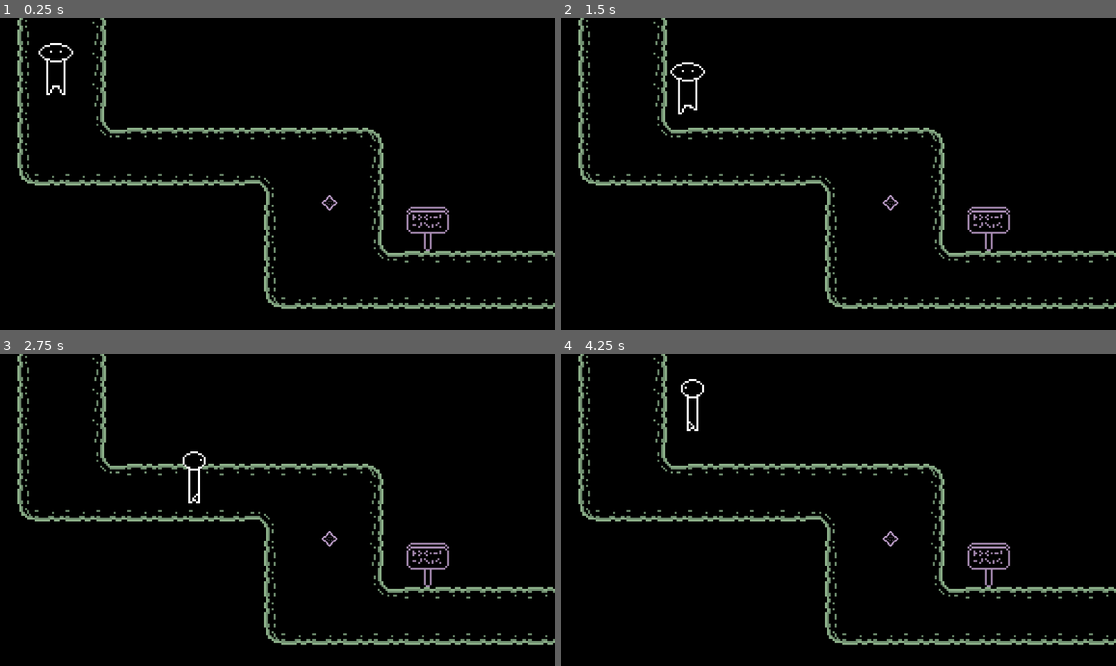
Above: before the commit, frames 1-4 (two rows, left to right).
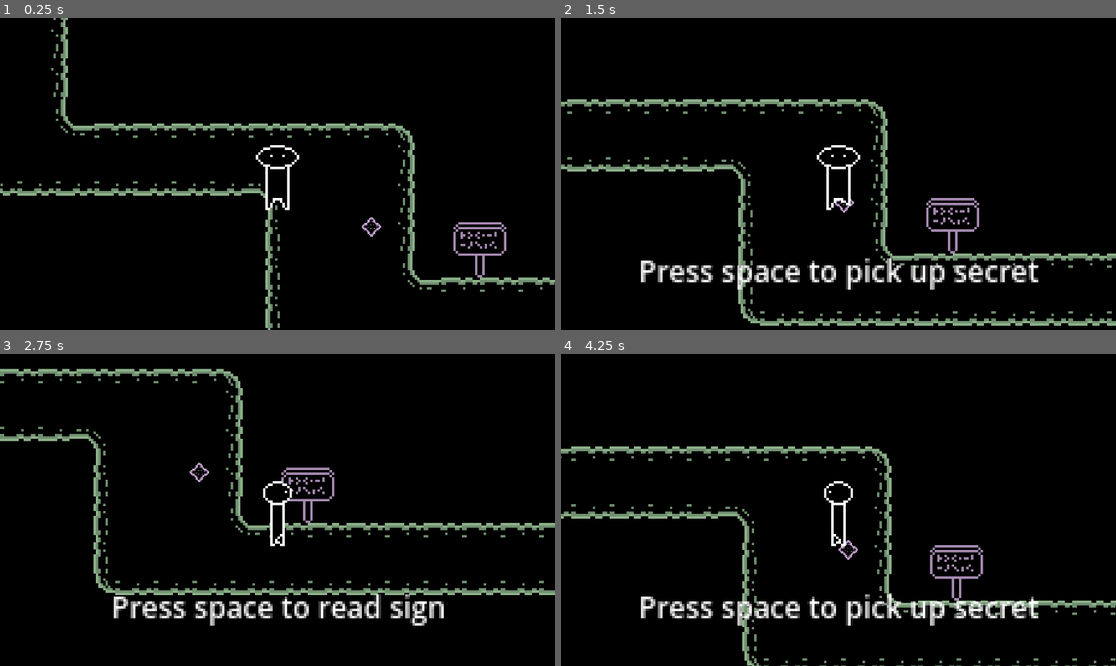
Above: after the commit, the same moments.

Repository: shuofsin/GameOffGame
Game: Godot game, scene res://scenes/world.tscn
The game is run twice, just before and just after one commit, with the same random seed, the same clock (stepped at 60 frames per second) and the same inputs.
Inputs:
- Up to frame 1 (0.25 s): no input
- Up to frame 2 (1.5 s): hold Right (ui_right) 0.53-1.28 s; hold Down (ui_down) from 1.28 s (still down)
- Up to frame 3 (2.75 s): tap Space at 2 s; release Down (ui_down) at 2.03 s; hold Right (ui_right) from 2.03 s (still down)
- Up to frame 4 (4.25 s): tap Space at 2.75, 3.5 s; release Right (ui_right) at 2.78 s; hold Up (ui_up) 2.78-3.53 s; hold Left (ui_left) from 3.53 s (still down)

The runs differ from the first frame. In frame 1, 9.2% of the frame differs, in the area x 0-100%, y 0-100%; in frame 2, 13%, in the area x 0-100%, y 0-99%; in frame 3, 12%; in frame 4, 12%.

Commit message:
Added interact text for sign and star

Diff:
--- a/project.godot
+++ b/project.godot
@@ -15,10 +15,6 @@
 config/features=PackedStringArray("4.2", "Forward Plus")
 config/icon="res://icon.svg"
 
-[display]
-
-window/stretch/scale=4.0
-
 [layer_names]
 
 2d_physics/layer_1="Collisions"
--- a/scenes/player.tscn
+++ b/scenes/player.tscn
@@ -149,5 +149,18 @@
 shape = SubResource("CapsuleShape2D_ffqsc")
 debug_color = Color(0.584556, 0.420416, 0.908604, 0.42)
 
+[node name="Camera2D" type="Camera2D" parent="."]
+zoom = Vector2(5, 5)
+
+[node name="Label" type="Label" parent="Camera2D"]
+y_sort_enabled = true
+offset_left = -96.0
+offset_top = 32.0
+offset_right = 97.0
+offset_bottom = 55.0
+theme_override_font_sizes/font_size = 12
+text = "Label information here"
+horizontal_alignment = 1
+
 [connection signal="area_entered" from="interactbox" to="." method="_on_interactbox_area_entered"]
 [connection signal="area_exited" from="interactbox" to="." method="_on_interactbox_area_exited"]
--- a/scenes/sign.tscn
+++ b/scenes/sign.tscn
@@ -8,7 +8,7 @@
 [sub_resource type="CircleShape2D" id="CircleShape2D_0tw8g"]
 radius = 16.0
 
-[node name="StaticBody2D" type="StaticBody2D"]
+[node name="sign" type="StaticBody2D"]
 z_index = 1
 z_as_relative = false
 y_sort_enabled = true
--- a/scenes/star.tscn
+++ b/scenes/star.tscn
@@ -1,9 +1,19 @@
-[gd_scene load_steps=2 format=3 uid="uid://beiof2fm4r4tg"]
+[gd_scene load_steps=3 format=3 uid="uid://beiof2fm4r4tg"]
 
 [ext_resource type="Texture2D" uid="uid://b3ah70h0l0abo" path="res://sprites/star/star.png" id="1_n53li"]
 
-[node name="Star" type="Node2D"]
+[sub_resource type="CircleShape2D" id="CircleShape2D_iw8i0"]
+radius = 3.0
+
+[node name="star" type="Node2D"]
 
 [node name="Sprite2D" type="Sprite2D" parent="."]
 scale = Vector2(0.5, 0.5)
 texture = ExtResource("1_n53li")
+
+[node name="interact" type="Area2D" parent="."]
+collision_layer = 2
+collision_mask = 0
+
+[node name="CollisionShape2D" type="CollisionShape2D" parent="interact"]
+shape = SubResource("CircleShape2D_iw8i0")
--- a/scenes/textbox.tscn
+++ /dev/null
@@ -1,61 +0,0 @@
-[gd_scene load_steps=4 format=3 uid="uid://d0h3y5qkdggmd"]
-
-[ext_resource type="Script" path="res://scripts/textbox.gd" id="1_2gbuk"]
-[ext_resource type="PackedScene" uid="uid://8qse46faygwv" path="res://scenes/world.tscn" id="1_hcex4"]
-
-[sub_resource type="StyleBoxFlat" id="StyleBoxFlat_rqgfa"]
-bg_color = Color(0, 0, 0, 1)
-border_width_left = 2
-border_width_top = 2
-border_width_right = 2
-border_width_bottom = 2
-
-[node name="textbox" type="CanvasLayer"]
-script = ExtResource("1_2gbuk")
-
-[node name="World" parent="." instance=ExtResource("1_hcex4")]
-
-[node name="textboxContainer" type="MarginContainer" parent="."]
-z_index = 2
-y_sort_enabled = true
-offset_left = 9.0
-offset_top = 112.0
-offset_right = 281.0
-offset_bottom = 153.0
-theme_override_constants/margin_left = 0
-
-[node name="Panel" type="Panel" parent="textboxContainer"]
-layout_mode = 2
-theme_override_styles/panel = SubResource("StyleBoxFlat_rqgfa")
-
-[node name="MarginContainer" type="MarginContainer" parent="textboxContainer"]
-layout_mode = 2
-theme_override_constants/margin_left = 5
-theme_override_constants/margin_top = 5
-theme_override_constants/margin_right = 5
-theme_override_constants/margin_bottom = 5
-
-[node name="HBoxContainer" type="HBoxContainer" parent="textboxContainer/MarginContainer"]
-layout_mode = 2
-
-[node name="start" type="Label" parent="textboxContainer/MarginContainer/HBoxContainer"]
-custom_minimum_size = Vector2(6, 14)
-layout_mode = 2
-size_flags_vertical = 0
-theme_override_font_sizes/font_size = 10
-text = "*"
-
-[node name="Label" type="Label" parent="textboxContainer/MarginContainer/HBoxContainer"]
-layout_mode = 2
-size_flags_horizontal = 3
-size_flags_vertical = 0
-theme_override_font_sizes/font_size = 10
-text = "sdjhfkljshfkjshflshlkfjsljfl;skjfl;sadfsfsfsfsfsfsfsfdfdfdfdfdfdfdfdfdfdfdfdfd"
-autowrap_mode = 1
-
-[node name="end" type="Label" parent="textboxContainer/MarginContainer/HBoxContainer"]
-custom_minimum_size = Vector2(6, 14)
-layout_mode = 2
-size_flags_vertical = 8
-theme_override_font_sizes/font_size = 10
-text = "v"
--- a/scenes/world.tscn
+++ b/scenes/world.tscn
@@ -36,11 +36,13 @@
 [sub_resource type="TileSet" id="TileSet_lrkr1"]
 sources/0 = SubResource("TileSetAtlasSource_a33w3")
 
+[sub_resource type="CanvasTexture" id="CanvasTexture_c8m0w"]
+
 [node name="World" type="Node2D"]
 y_sort_enabled = true
 
 [node name="player" parent="." instance=ExtResource("1_lt71o")]
-position = Vector2(29, 25)
+position = Vector2(142, 78)
 
 [node name="TileMap" type="TileMap" parent="."]
 y_sort_enabled = true
@@ -49,8 +51,17 @@
 layer_0/name = "Ground"
 layer_0/tile_data = PackedInt32Array(0, 0, 2, 65536, 0, 2, 131072, 0, 2, 196608, 0, 2, 262144, 0, 2, 327680, 0, 3, 3932 …(8788 unchanged characters)…
 
-[node name="StaticBody2D" parent="." instance=ExtResource("3_xgp8k")]
-position = Vector2(222, 109)
+[node name="TextureRect" type="TextureRect" parent="."]
+modulate = Color(0, 0, 0, 1)
+z_index = -1
+offset_right = 576.0
+offset_bottom = 384.0
+texture = SubResource("CanvasTexture_c8m0w")
 
-[node name="Star" parent="." instance=ExtResource("4_po04e")]
-position = Vector2(171, 96)
+[node name="sign" parent="." instance=ExtResource("3_xgp8k")]
+position = Vector2(226, 109)
+
+[node name="star" parent="." instance=ExtResource("4_po04e")]
+position = Vector2(181, 100)
+
+[editable path="player"]
--- a/scripts/player.gd
+++ b/scripts/player.gd
@@ -2,6 +2,7 @@
 
 @export var speed = 50;
 @export var current_velocity = Vector2();
+@onready var label: Label = $Camera2D/Label
 
 enum {STATE_IDLE, STATE_RUN}
 
@@ -14,6 +15,7 @@
 # Called when the node enters the scene tree for the first time.
 func _ready() -> void:
 	animation.play(current_animation)
+	label.text = ""
 	pass # Replace with function body.
 
 
@@ -58,24 +60,15 @@
 	move_and_slide()
 	pass
 
-
-func _on_interactbox_body_entered(body: Node2D) -> void:
-	if (body.name == "sign"):
-		print("sign nearby")
-	pass # Replace with function body.
-
-
-func _on_interactbox_body_exited(body: Node2D) -> void:
-	if (body.name == "sign"):
-		print("sign no longer nearby")
-	pass # Replace with function body.
-
-
 func _on_interactbox_area_entered(area: Area2D) -> void:
-	print("entered")
+	# print("entered")
+	if (area.get_parent().name == "star"):
+		label.text = "Press space to pick up secret"
+	elif(area.get_parent().name == "sign"):
+		label.text = "Press space to read sign"
 	pass # Replace with function body.
 
 
 func _on_interactbox_area_exited(area: Area2D) -> void:
-	print("exited")
+	label.text = ""
 	pass # Replace with function body.
--- a/scripts/textbox.gd
+++ /dev/null
@@ -1,43 +0,0 @@
-extends CanvasLayer
-
-@onready var textbox_container: MarginContainer = $textboxContainer
-@onready var start: Label = $textboxContainer/MarginContainer/HBoxContainer/start
-@onready var label: Label = $textboxContainer/MarginContainer/HBoxContainer/Label
-@onready var end: Label = $textboxContainer/MarginContainer/HBoxContainer/end
-
-const CHAR_READ_RATE = 0.5
-
-# Called when the node enters the scene tree for the first time.
-func _ready() -> void:
-	hide_textbox()
-	add_text("This text is going to be added!")
-	pass # Replace with function body.
-
-# Hide textbox
-func hide_textbox() -> void:
-	textbox_container.hide()
-	start.text = "";
-	label.text = "";
-	end.text = "";
-	pass
-
-func show_textbox() -> void:
-	textbox_container.show()
-	start.text = "*";
-	pass
-
-func add_text(next_text: String) -> void:
-	label.text = next_text;
-	show_textbox();
-	var tween = get_tree().create_tween()
-	# tween.tween_property(label, "visible_characters", , len(next_text) * CHAR_READ_RATE).from(0).finished
-	tween.connect("finished", on_tween_finished)
-	pass
-
-func on_tween_finished() -> void:
-	end.text = "v"
-	pass
-
-# Called every frame. 'delta' is the elapsed time since the previous frame.
-func _process(delta: float) -> void:
-	pass
Not shown: 1 places in scenes/world.tscn that only renumber resources
